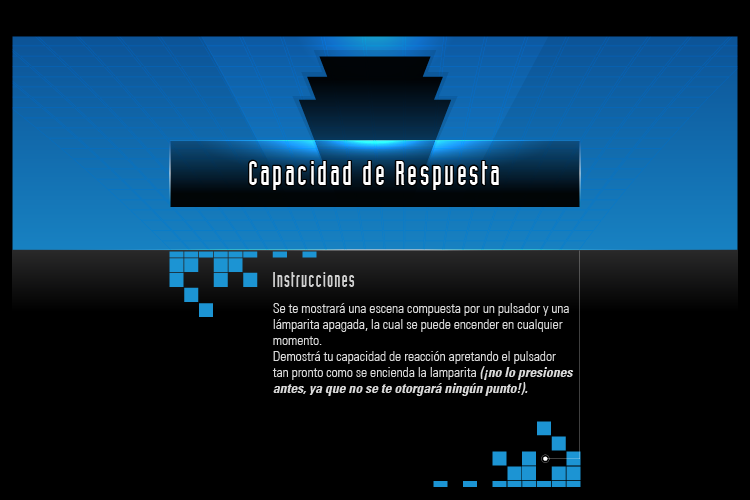
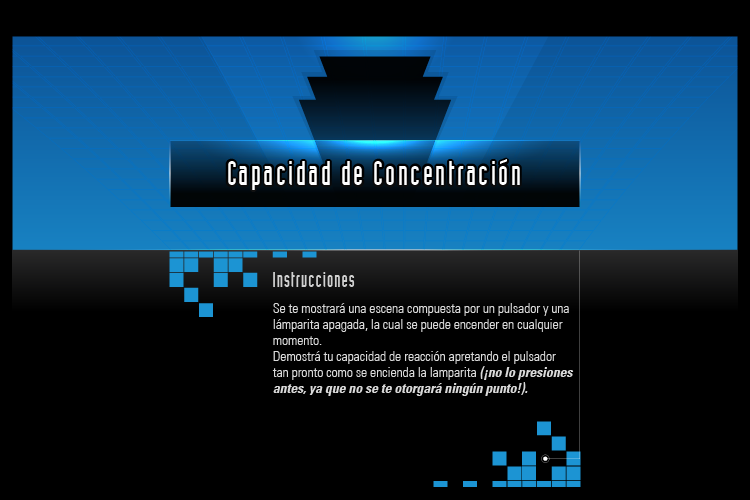
Two versions of the same layered image (750 × 500). Layer-by-layer changes:
renamed "Capacidad de Respuesta" to "Capacidad de Concentraci", painted on it over (x1=228, y1=159, x2=520, y2=190)
painted on "<Compound Path>" (1st of 2, in "intro mini juego" › "3") over (x1=225, y1=157, x2=522, y2=192)
